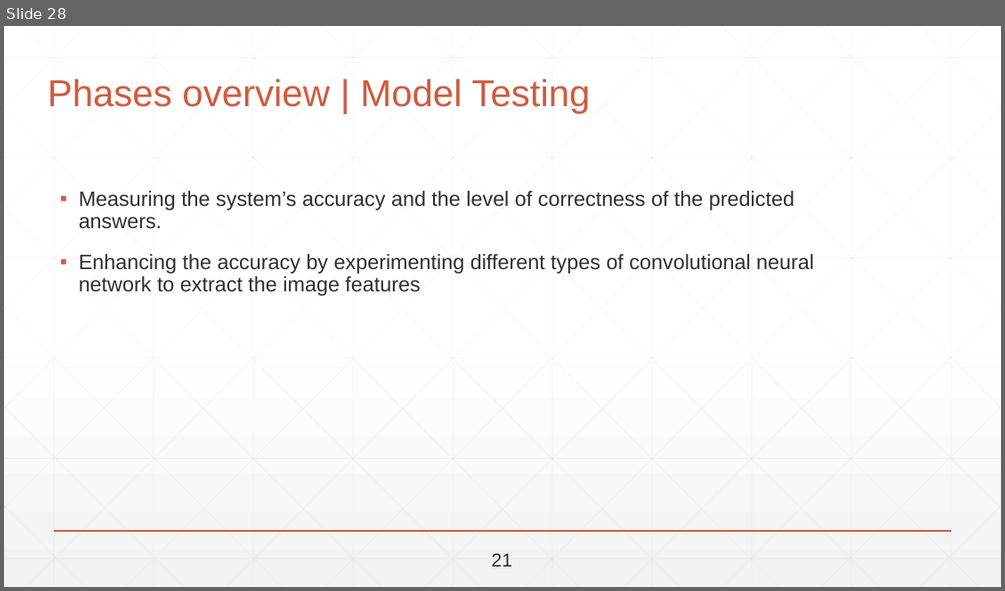
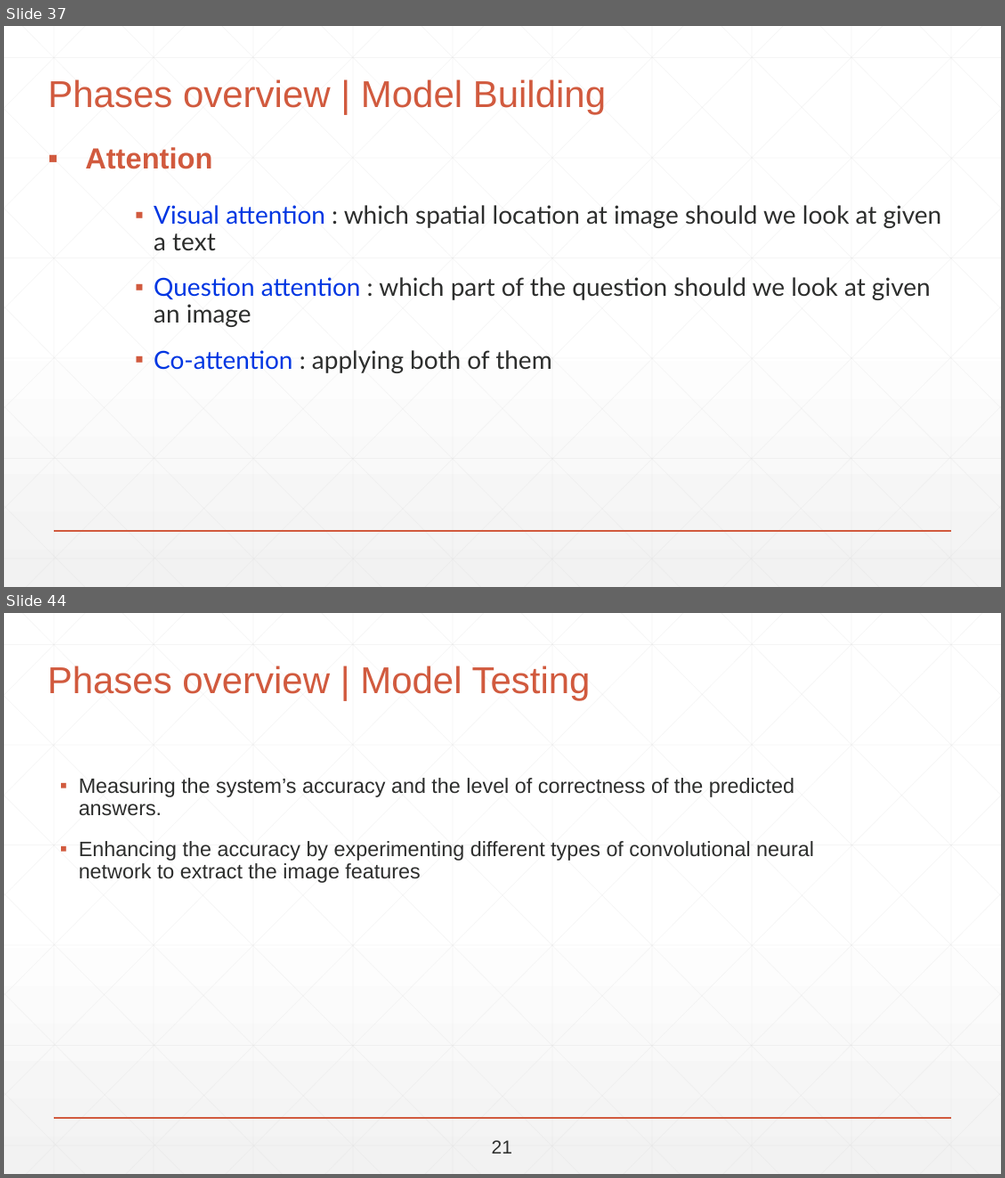
Before and after one commit to abdallahshaaban/Visual-Question-Answering, a slide deck: Second Seminar/Visual-QA Second Seminar.pptx. Shown one above the other, each under a label of ours: slide 28 before the commit, slides 37 and 44 after it; the slides between them are not shown. The pictures are 1005x591 and 1005x1178 pixels, drawn with LibreOffice and Linux fonts; fonts in the diff are those of the drawing. Boxes give left, top, right and bottom in pixels: in the first picture for what was removed or moved away, otherwise in the second. Text is boxed around its words. In the diff, an @@ line names an element or a change of style, - is before the commit and + after.

```diff
--- a/Second Seminar/Visual-QA Second Seminar.pptx
+++ b/Second Seminar/Visual-QA Second Seminar.pptx
@@ slide 37 added at bbox=[4, 26, 1001, 587], background gradient #FFFFFF to #F2F2F2; not listed: 47 template elements that a slide beside it also shows @@
@@ title added at bbox=[48, 79, 606, 114], 36 pt, text #D15A3E @@
+Phases overview | Model Building
@@ text added at bbox=[85, 147, 212, 169], 28 pt, text #D15A3E, bold @@
+▪ Attention
@@ text added at bbox=[154, 205, 942, 373], 24 pt, text #2D2E2D @@
+▪ Visual attention : which spatial location at image should we look at given a text
+▪ Question attention : which part of the question should we look at given an image
+▪ Co-attention : applying both of them
@@ what was slide 28 is now slide 44 @@
```
Also in this commit, not shown: 13 slides changed, 21 other slides added, 5 slides removed, 1 other file.
